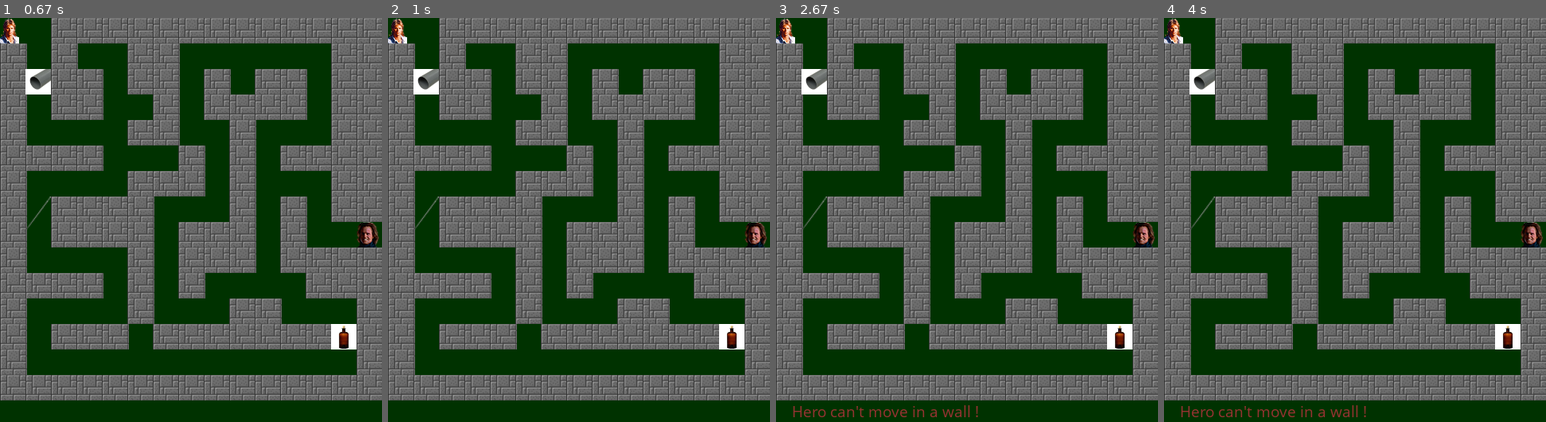
Above: before the commit, frames 1-4 (left to right).
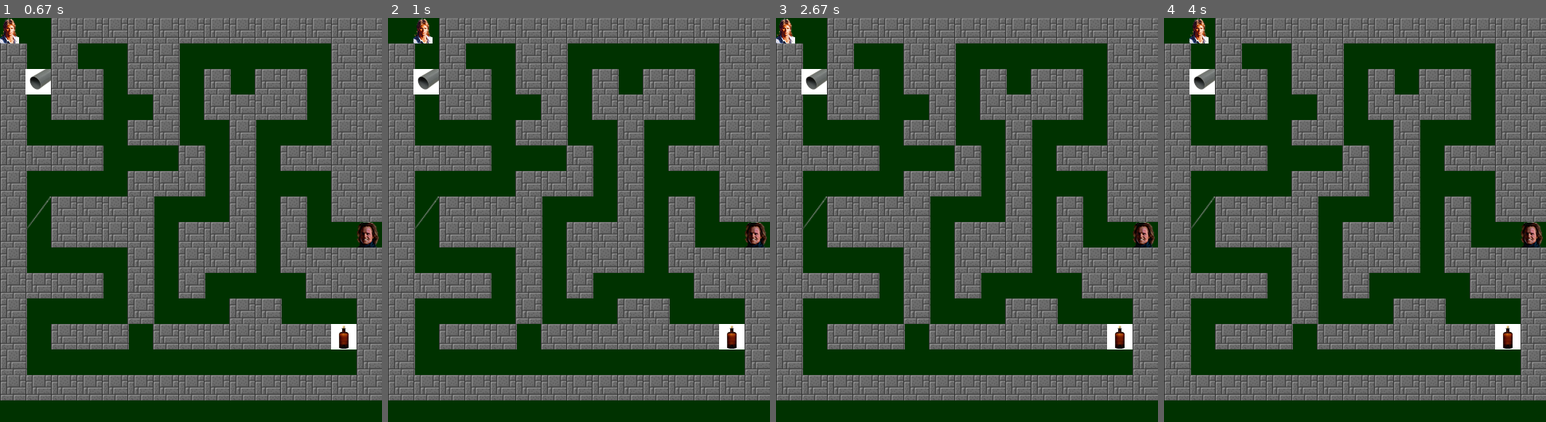
Above: after the commit, the same moments.

Repository: MaryOC2577/Projet-3
Game: pygame game, started from maze/__main__.py
Same seed, same stepped clock (60 frames per second), same inputs: the game is played once before the commit and once after it.
Inputs:
- Up to frame 1 (0.67 s): tap Enter at 0.33 s
- Up to frame 2 (1 s): hold Right from 0.67 s (still down)
- Up to frame 3 (2.67 s): release Right at 1.13 s; hold Left 2-2.53 s; hold Down from 2.57 s (still down)
- Up to frame 4 (4 s): release Down at 2.87 s; hold Right from 3.73 s (still down)

Frame 1 is identical in both runs. In frame 2, 0.4% of the frame differs, in the area x 0-12%, y 0-7%; in frame 3, 0.4%; in frame 4, 0.9%, in the area x 0-53%, y 0-99%.

Commit message:
Update message view

Diff:
--- a/maze/model/message.py
+++ b/maze/model/message.py
@@ -20,5 +20,9 @@
         """Clear."""
         self.messages = []
 
+    def exists(self):
+        """Return true if there is a message."""
+        return bool(self.messages)
+
 
 messages = Messages()
--- a/maze/view/pygame.py
+++ b/maze/view/pygame.py
@@ -1,6 +1,7 @@
 """Pygame view."""
 
 import sys
+import time
 
 import pygame
 
@@ -28,9 +29,12 @@
         self.tube = pygame.image.load(str(config.IMG_DIR / "tube.png"))
 
         self.clock = pygame.time.Clock()
+        self.current_time = 0
+        self.message_time = 0
 
     def display(self, maze):
         """Main method."""
+        self.clock.tick(30)
         self.display_maze(maze)
         self.display_messages(maze)
         pygame.display.flip()
@@ -75,12 +79,16 @@
 
     def display_messages(self, maze):
         """Display the messages."""
+
         for message in maze.messages:
+            self.message_time = pygame.time.get_ticks()
             text = self.font.render(message, True, (150, 50, 50))
-            self.clock.tick(30)
-            if pygame.time.get_ticks() > 200:
-                self.screen.blit(
-                    text, (20, 480),
-                )
-                pygame.time.wait(2000)
+
+            self.current_time = pygame.time.get_ticks()
+
+            timer = self.current_time - self.message_time
+
+            if timer < 2000:
+                self.screen.blit(text, (20, 480))
+
         maze.messages.clear()
Not shown, changed: bash.exe.stackdump
